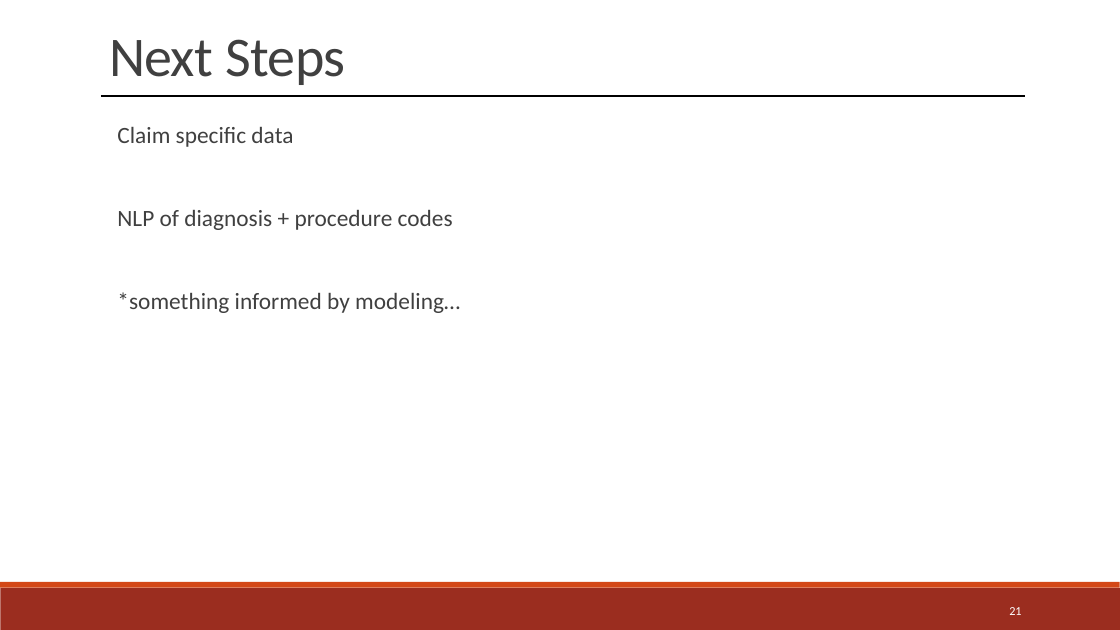
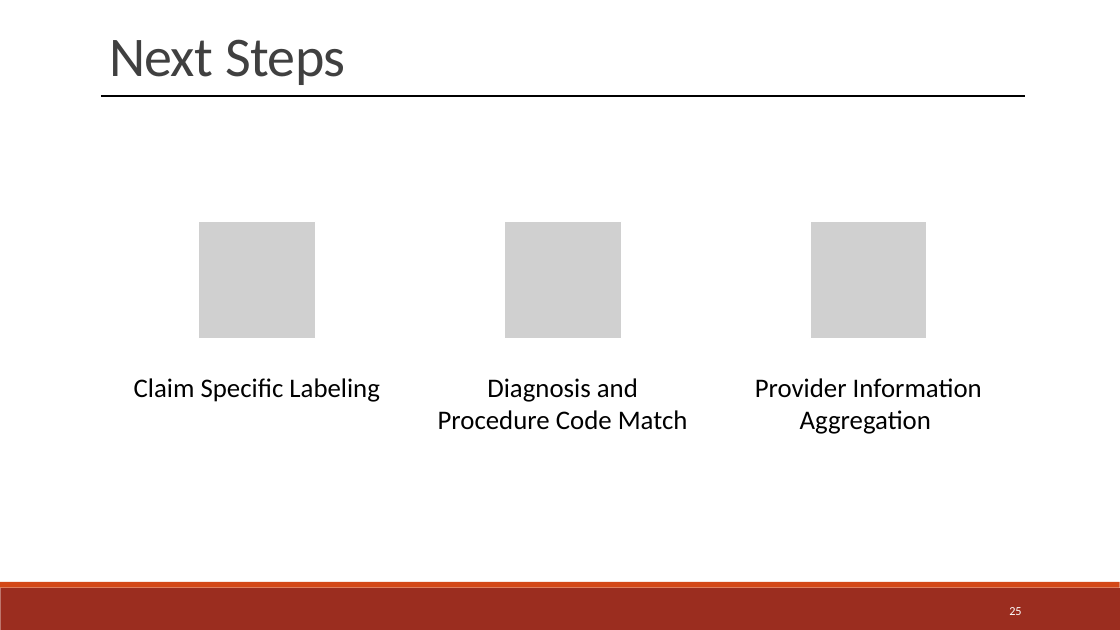
Before and after one commit to jwelch1123/healthcare_fraud_detection, a slide deck: slide 25 of Presentation.pptx (slide 21 before the commit). Drawn at 1120x630 pixels with LibreOffice and Linux fonts; fonts in the diff are those of the drawing; grey boxes stand for pictures. Boxes give left, top, right and bottom in pixels: in the first picture for what was removed or moved away, otherwise in the second. Text is boxed around its words. In the diff, an @@ line names an element or a change of style, - is before the commit and + after.

```diff
--- a/Presentation.pptx
+++ b/Presentation.pptx
@@ text removed at box(117, 127, 460, 313) @@
-  Claim specific data
-  NLP of diagnosis + procedure codes
-  *something informed by modeling…
@@ group added at box(134, 222, 982, 434): 3 pictures, 3 texts @@
+Claim Specific Labeling
+Diagnosis and Procedure Code Match
+Provider Information Aggregation
@@ page number at box(1009, 607, 1021, 615): text changed @@
-21
+25
```
Also in this commit, not shown: 2 other slides changed, 19 slides added, 17 slides removed, 7 other files.
